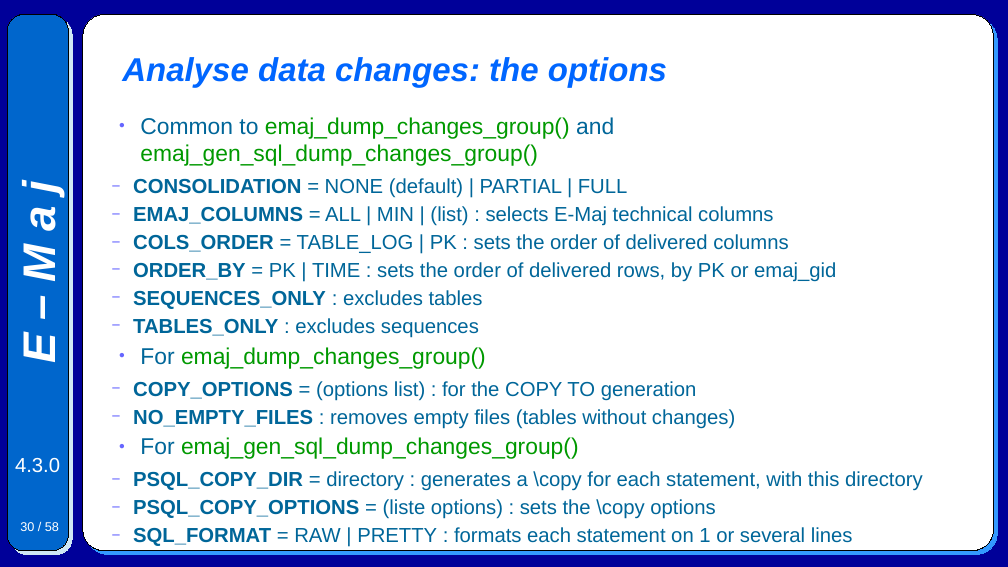
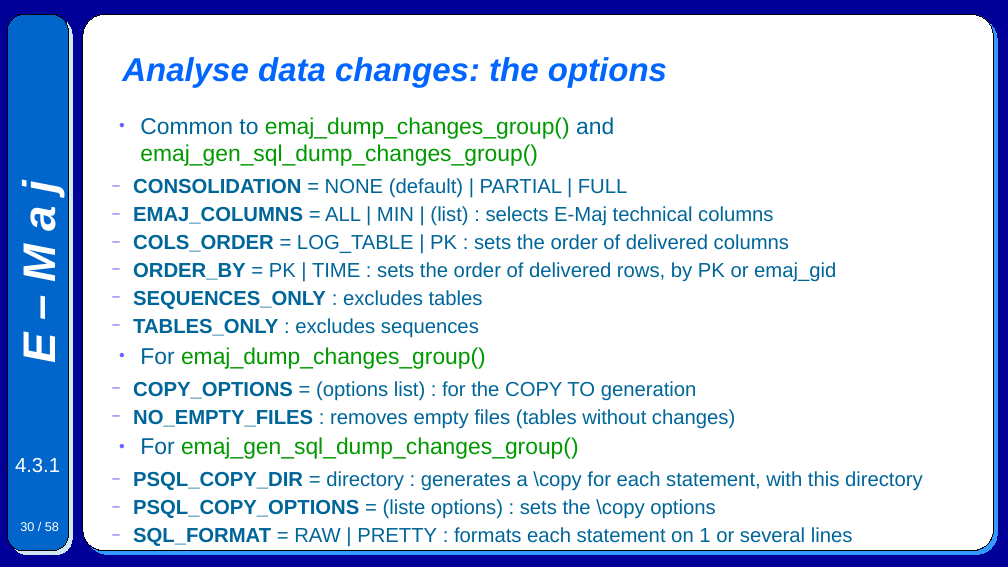
Before and after one commit to beaud76/emaj_doc, a slide deck: slide 30 of Emaj.devel_pres_en.odp. Drawn at 1008x567 pixels with LibreOffice and Linux fonts; fonts in the diff are those of the drawing. Boxes give left, top, right and bottom in pixels: in the first picture for what was removed or moved away, otherwise in the second. Text is boxed around its words. In the diff, an @@ line names an element or a change of style, - is before the commit and + after.

```diff
--- a/Emaj.devel_pres_en.odp
+++ b/Emaj.devel_pres_en.odp
@@ text at (133,234,789,253): text changed @@
-  − COLS_ORDER = TABLE_LOG | PK : sets the order of delivered columns
+  − COLS_ORDER = LOG_TABLE | PK : sets the order of delivered columns
@@ text at (15,458,60,473): text changed @@
-4.3.0
+4.3.1
```
Also in this commit, not shown: 53 other slides changed, 6 other files.
